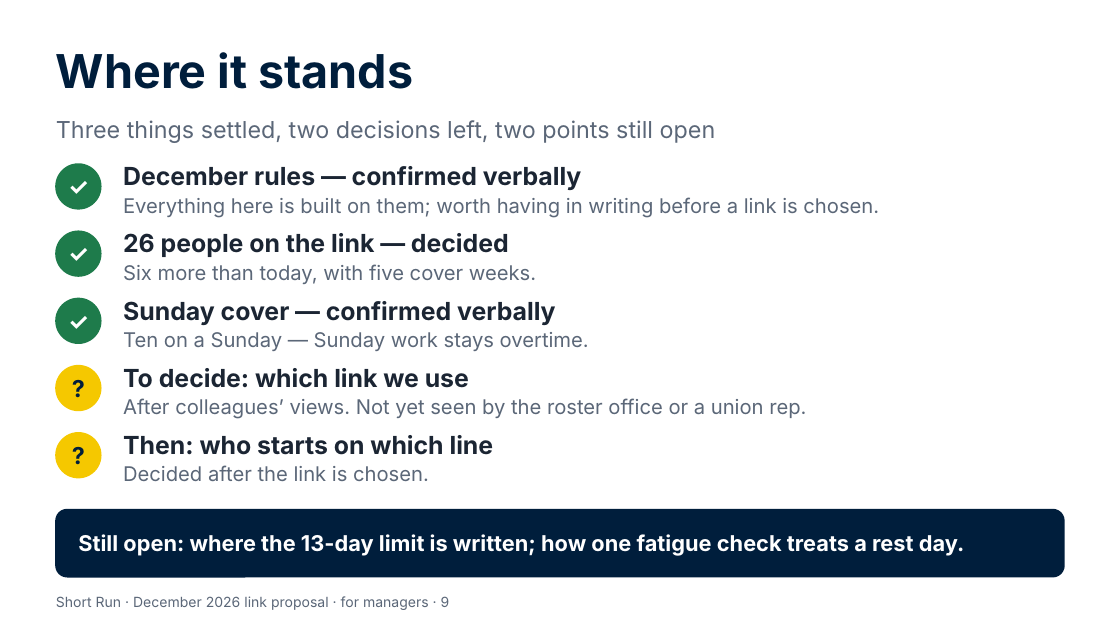
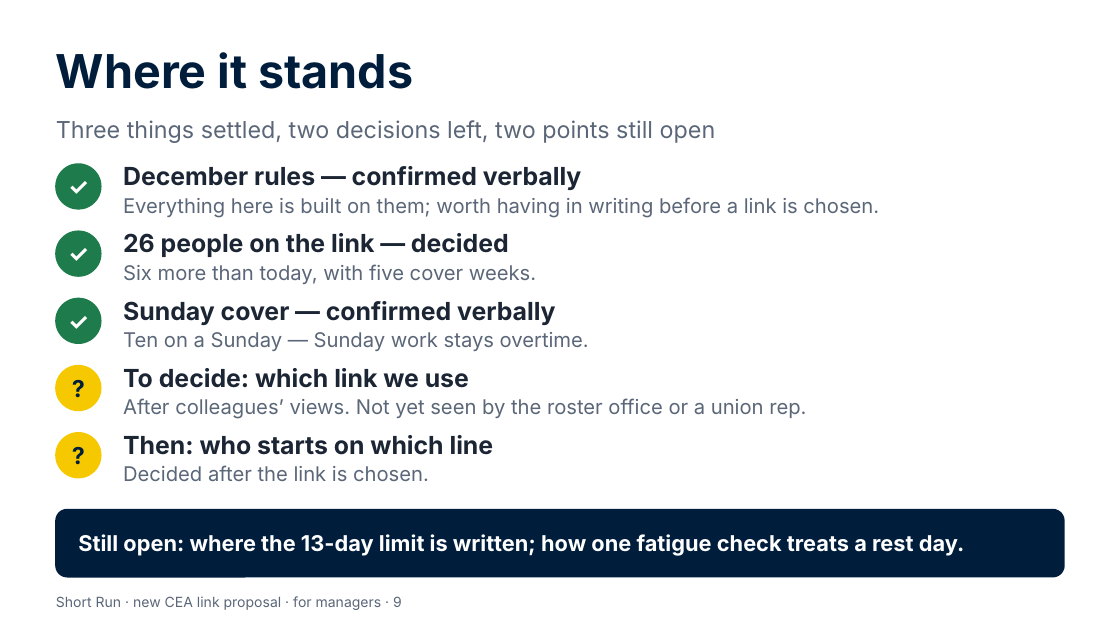
Before and after one commit to Garethdavidmiller/roster-app, a slide deck: slide 9 of docs/links-26/presentations/Short-Run-for-managers.pptx. Drawn at 1120x630 pixels with LibreOffice and Linux fonts; fonts in the diff are those of the drawing. Boxes give left, top, right and bottom in pixels: in the first picture for what was removed or moved away, otherwise in the second. Text is boxed around its words. In the diff, an @@ line names an element or a change of style, - is before the commit and + after.

```diff
--- a/docs/links-26/presentations/Short-Run-for-managers.pptx
+++ b/docs/links-26/presentations/Short-Run-for-managers.pptx
@@ text at [56,596,402,610]: text changed @@
-Short Run · December 2026 link proposal · for managers · 9
+Short Run · new CEA link proposal · for managers · 9
```
Also in this commit, not shown: 8 other slides changed, 50 other files.
